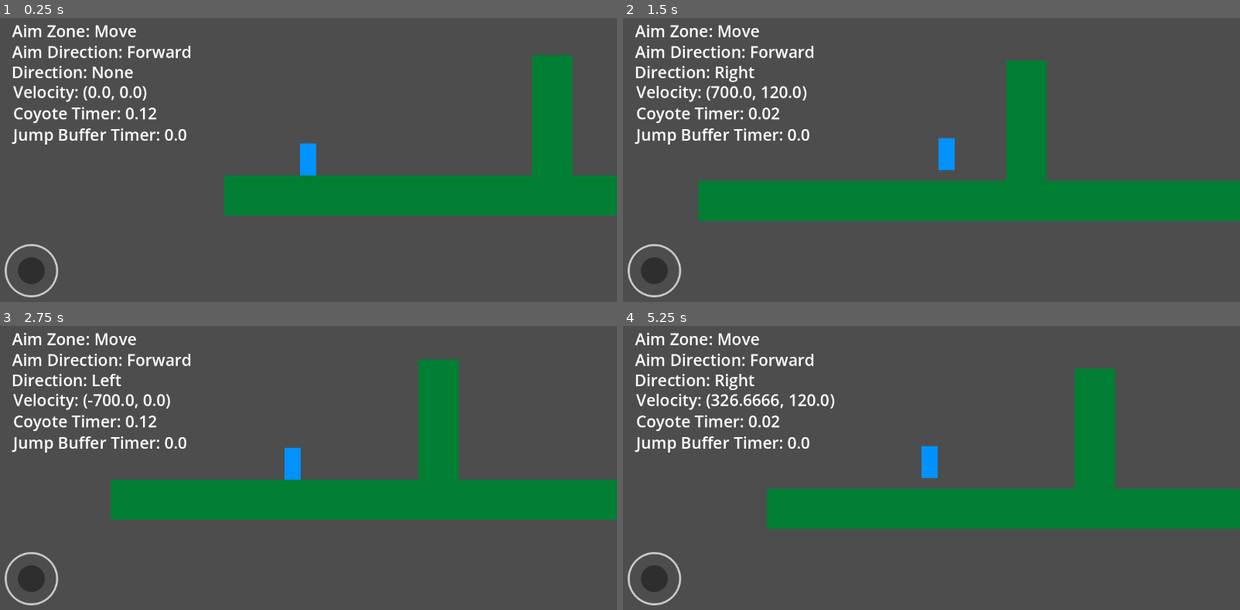
Above: before the commit, frames 1-4 (two rows, left to right).
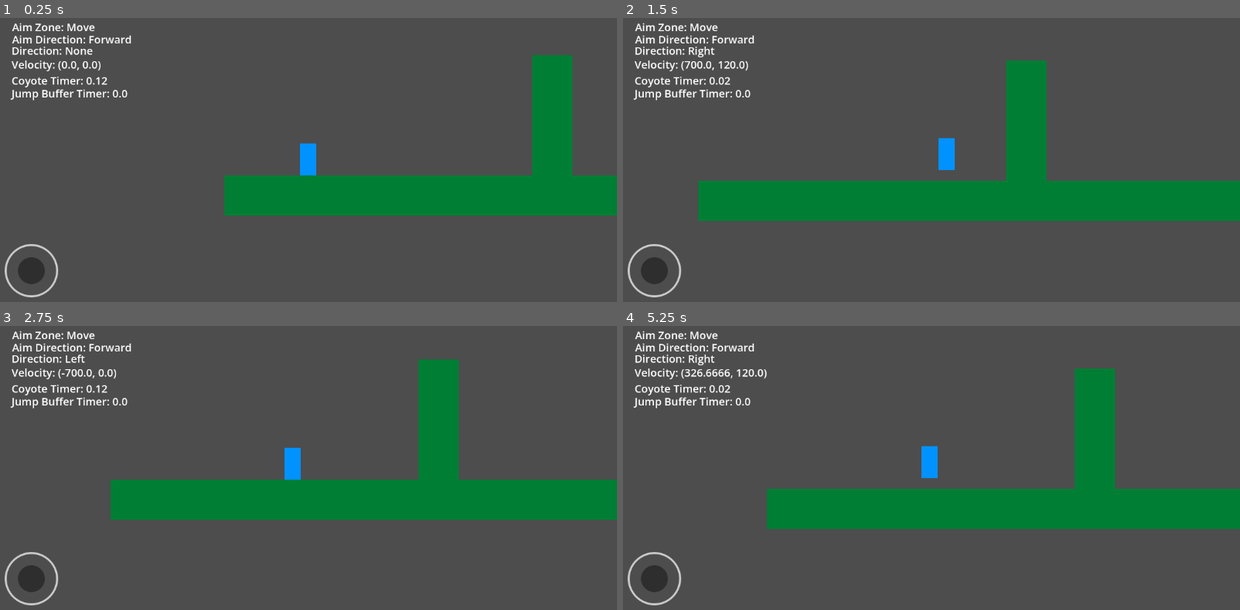
Above: after the commit, the same moments.

Repository: Mrdarx444/Veinbreaker
Game: Godot game, scene res://source/test/world.tscn
The game is run twice, just before and just after one commit, with the same random seed, the same clock (stepped at 60 frames per second) and the same inputs.
Inputs:
- Up to frame 1 (0.25 s): no input
- Up to frame 2 (1.5 s): tap Enter at 0.5 s; hold D (Right) from 0.53 s (still down); tap Space (Jump) at 0.6, 0.77, 1.07, 1.35 s
- Up to frame 3 (2.75 s): tap Space (Jump) at 1.52, 1.82, 2.1 s; release D (Right) at 2.03 s; hold A (Left) from 2.03 s (still down)
- Up to frame 4 (5.25 s): release A (Left) at 2.78 s; hold D (Right) 2.78-4.28 s; tap Space (Jump) at 2.85, 3.02, 3.32, 3.6, 3.77, 4.07, 4.35, 4.52, 4.82, 5.1 s; hold A (Left) 4.28-5.03 s; hold D (Right) from 5.03 s (still down)

The runs differ from the first frame. In frame 1, 3.5% of the frame differs, in the area x 1-31%, y 1-45%; in frame 2, 3.7%; in frame 3, 3.5%; in frame 4, 3.8%, in the area x 1-35%, y 1-45%.

Commit message:
Labels Modification

Diff:
--- a/source/scenes/Player/player.tscn
+++ b/source/scenes/Player/player.tscn
@@ -7,7 +7,7 @@
 size = Vector2(60, 120)
 
 [sub_resource type="LabelSettings" id="LabelSettings_ck846"]
-font_size = 30
+font_size = 20
 
 [node name="Player" type="CharacterBody2D" unique_id=1568325260]
 script = ExtResource("1_31g4s")
@@ -63,41 +63,41 @@
 
 [node name="Direction" type="Label" parent="HUD" unique_id=440754688]
 offset_left = 24.0
-offset_top = 59.0
+offset_top = 43.0
 offset_right = 414.0
-offset_bottom = 114.0
+offset_bottom = 98.0
 text = "Aim Direction: None"
 label_settings = SubResource("LabelSettings_ck846")
 
 [node name="move_direction" type="Label" parent="HUD" unique_id=664615901]
 offset_left = 23.0
-offset_top = 97.0
+offset_top = 64.0
 offset_right = 250.0
-offset_bottom = 152.0
+offset_bottom = 119.0
 text = "Direction: None"
 label_settings = SubResource("LabelSettings_ck846")
 
 [node name="Velocity" type="Label" parent="HUD" unique_id=947469026]
-offset_left = 26.0
-offset_top = 134.0
-offset_right = 199.0
-offset_bottom = 189.0
+offset_left = 23.0
+offset_top = 90.0
+offset_right = 196.0
+offset_bottom = 145.0
 text = "Velocity: (0, 0)"
 label_settings = SubResource("LabelSettings_ck846")
 
 [node name="CoyoteTimer" type="Label" parent="HUD" unique_id=662381499]
-offset_left = 26.0
-offset_top = 174.0
-offset_right = 225.0
-offset_bottom = 229.0
+offset_left = 23.0
+offset_top = 120.0
+offset_right = 222.0
+offset_bottom = 175.0
 text = "Coyote Timer: 0.0"
 label_settings = SubResource("LabelSettings_ck846")
 
 [node name="BufferTimer" type="Label" parent="HUD" unique_id=129258480]
-offset_left = 26.0
-offset_top = 214.0
-offset_right = 350.0
-offset_bottom = 269.0
+offset_left = 23.0
+offset_top = 144.0
+offset_right = 347.0
+offset_bottom = 199.0
 text = "Jump Buffer Timer: 0.0"
 label_settings = SubResource("LabelSettings_ck846")
 
--- a/source/scripts/Player/player.gd
+++ b/source/scripts/Player/player.gd
@@ -11,7 +11,9 @@
 @export var jump_velocity: float = -900
 @export var coyote_time: float = 0.12
 @export var jump_buffer_time: float = 0.15
+@export var jump_buffer_min_velocity: float = 500.0
 
+# Nodes
 @onready var joystick: PlayerAimComponent = $Components/PlayerAimComponent
 @onready var coyote_timer: Timer = $Timers/CoyoteTimer
 @onready var jump_buffer_timer: Timer = $Timers/JumpBufferTimer
@@ -75,7 +77,7 @@
 			velocity.y = jump_velocity
 			coyote_timer.stop()
 
-		if !is_on_floor() and velocity.y > 500:
+		if !is_on_floor() and velocity.y > jump_buffer_min_velocity:
 			jump_buffer_timer.start()
 
 	if Input.is_action_just_released("Jump") and !is_on_floor() and velocity.y < 0:
